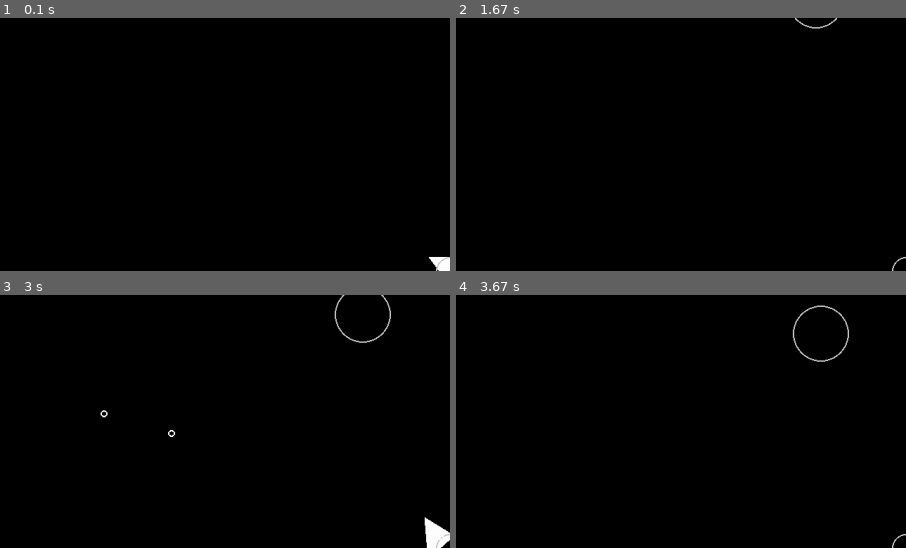
Above: before the commit, frames 1-4 (two rows, left to right).
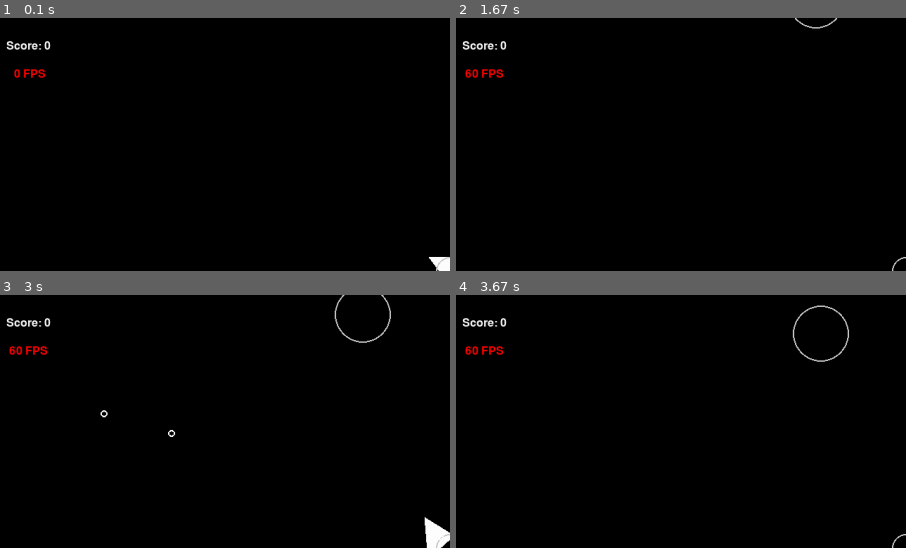
Above: after the commit, the same moments.

Repository: arcadie99/space-invader-pygame
Game: pygame game, started from main.py
The game is run twice, just before and just after one commit, with the same random seed, the same clock (stepped at 60 frames per second) and the same inputs.
Inputs:
- Up to frame 1 (0.1 s): no input
- Up to frame 2 (1.67 s): tap Space at 0.33, 0.73, 1.03, 1.23, 1.57 s; hold D 0.67-1.13 s; hold W 1.17-1.47 s; hold D from 1.5 s (still down)
- Up to frame 3 (3 s): tap Space at 1.87, 2.07, 2.37, 2.63, 2.97 s; release D at 1.97 s; hold A 2-2.53 s; hold S 2.57-2.87 s; hold A from 2.9 s (still down)
- Up to frame 4 (3.67 s): tap Space at 3.27, 3.4 s; release A at 3.3 s; hold W from 3.33 s (still down)
The pictures show only the part of the screen within x 0-50%, y 0-50%; the shares and areas given below are measured in that part.

The runs differ from the first frame. In frame 1, 0.4% of the frame differs, in the area x 1-12%, y 9-24%; in frame 2, 0.4%; in frame 3, 0.4%; in frame 4, 0.4%.

Commit message:
make text working and add the fps and score status

Diff:
--- /dev/null
+++ b/fps.py
@@ -0,0 +1,12 @@
+import pygame
+
+class Text:
+    def __init__(self):
+        pass
+
+    def draw(self, fps, screen, x = 40,y = 40, color = (255,255,255)):
+        font = pygame.font.Font(None, 24)  # None uses the default font, 36 is the size
+        text_surface = font.render(fps, True, color)
+        text_rect = text_surface.get_rect(center=(x, y))
+
+        screen.blit(text_surface, text_rect)
--- a/main.py
+++ b/main.py
@@ -4,6 +4,7 @@
 from asteroidfield import AsteroidField
 from asteroid import Asteroid
 from shot import Shot
+from fps import Text
 
 
 def main():
@@ -11,14 +12,20 @@
     print(f"Screen width: {SCREEN_WIDTH}")
     print(f"Screen height: {SCREEN_HEIGHT}")
 
+    enemyKills = 0;
+
     pygame.init()
     clock = pygame.time.Clock()
     dt = 0
+
+    font = pygame.font.Font(None, 36)  # None uses the default font, 36 is the size
+    # Text content, color, and optional anti-aliasing
 
     screen = pygame.display.set_mode((SCREEN_WIDTH, SCREEN_HEIGHT))
     player = Player(SCREEN_WIDTH / 2, SCREEN_HEIGHT / 2, PLAYER_RADIUS)
     asteroid = Asteroid(SCREEN_WIDTH / 2, SCREEN_HEIGHT / 2, ASTEROID_MIN_RADIUS)
 
+    textObject = Text()
 
     updatable = pygame.sprite.Group()
     drawable = pygame.sprite.Group()
@@ -35,10 +42,8 @@
     Player.containers = (updatable, drawable)
     Shot.containers = (shots, updatable, drawable)
 
-
     AsteroidField.containers = (updatable,)
     asteroid_field = AsteroidField()
-
 
     while True:
         for event in pygame.event.get():
@@ -57,16 +62,21 @@
             for shot in shots:
                 if asteroid.detectShotColision(shot):
                     asteroid.split()
+                    enemyKills = enemyKills  + 1
                     shot.kill()
                     break
 
             if asteroid.detectColision(player):
                 print("Game Over!")
 
+        text = f"Score: {enemyKills}"
+        textObject.draw(text,screen)
+
+        text = f"{clock.get_fps():2.0f} FPS"
+        textObject.draw(text, screen,  40, 80, color=(255,0,0))
 
         pygame.display.flip()
         dt = clock.tick(60) / 1000  # Convert milliseconds to seconds
-        print(f"FPS: {clock.get_fps():.2f}")
 
 if __name__ == "__main__":
         main()
